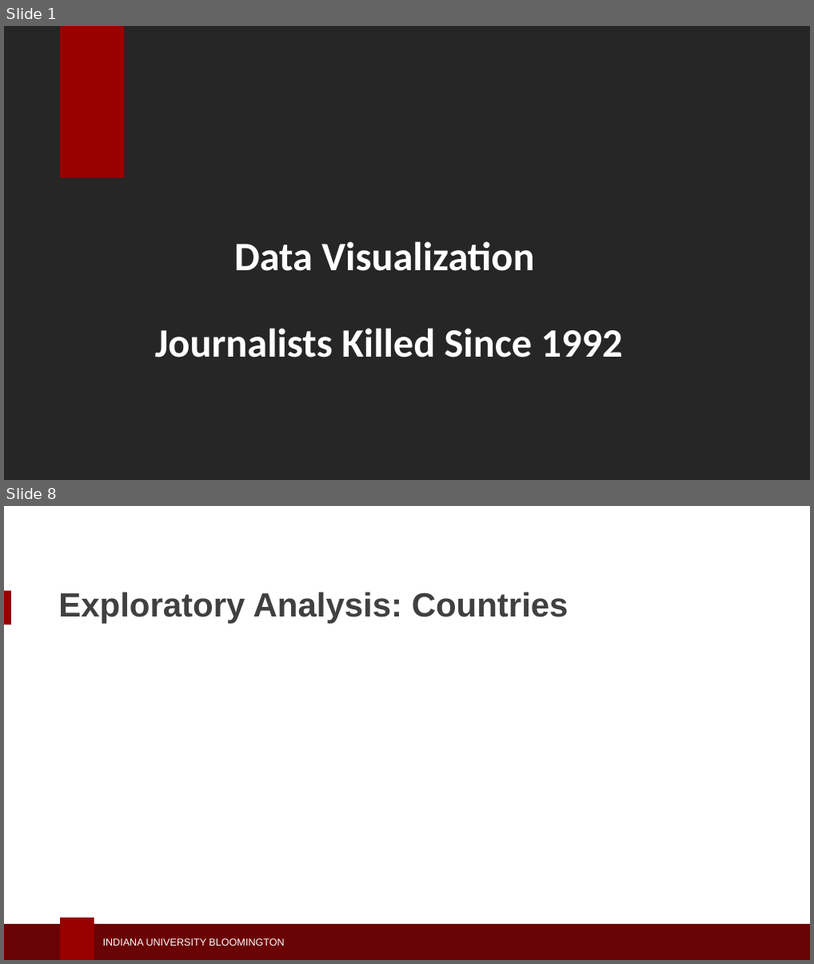
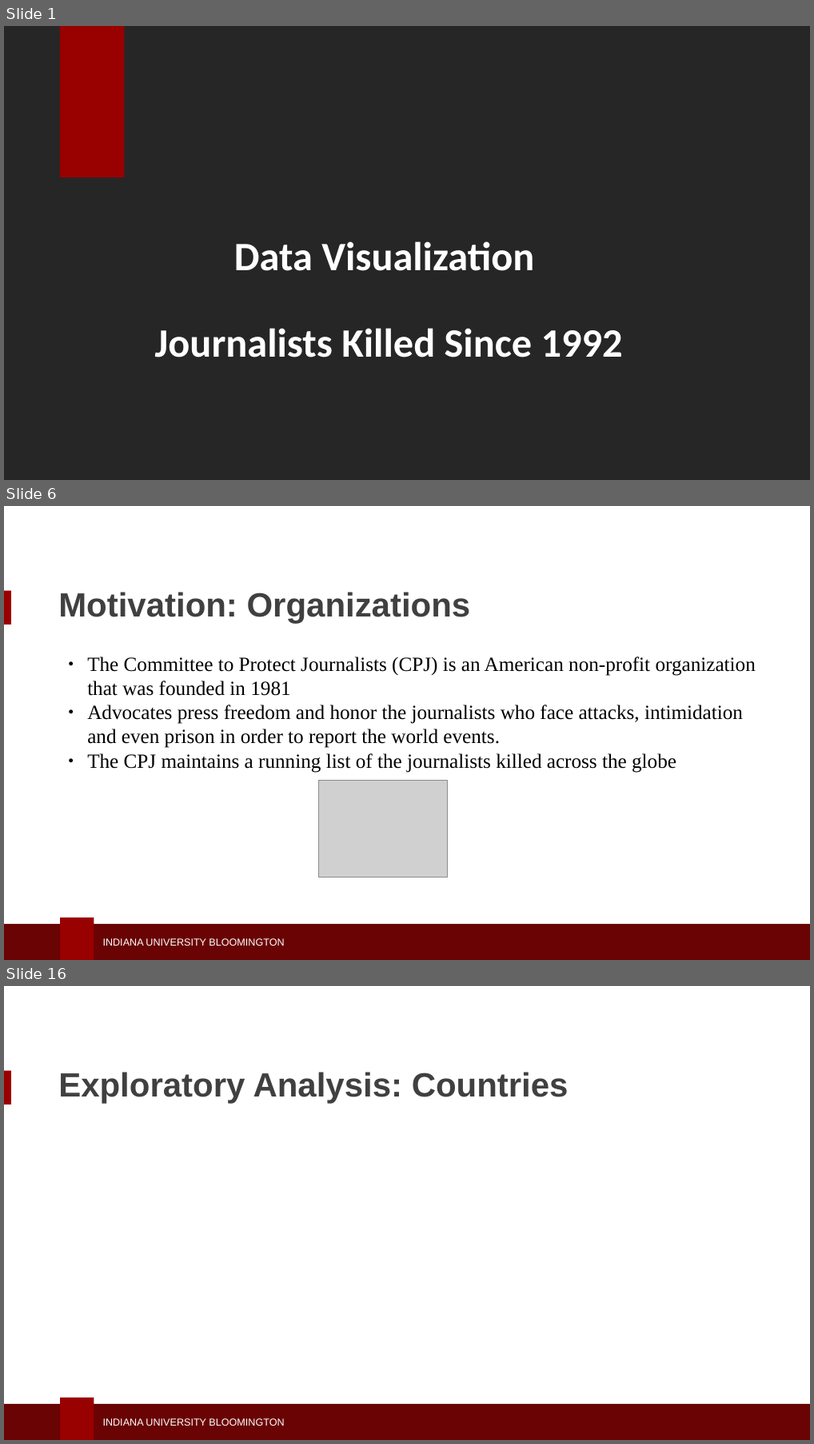
Before and after one commit to seashiva94/data_viz_project, a slide deck: dviz_ppt.pptx. Shown one above the other, each under a label of ours: slides 1 and 8 before the commit, slides 1, 6 and 16 after it; the slides between them are not shown. The pictures are 814x964 and 814x1444 pixels, drawn with LibreOffice and Linux fonts; fonts in the diff are those of the drawing; grey boxes stand for pictures; background and template pictures are left out. Boxes give left, top, right and bottom in pixels: in the first picture for what was removed or moved away, otherwise in the second. Text is boxed around its words. In the diff, an @@ line names an element or a change of style, - is before the commit and + after.

```diff
--- a/dviz_ppt.pptx
+++ b/dviz_ppt.pptx
@@ slide 6 added at <box>4,506,810,960</box>, background #FFFFFF; not listed: 4 template elements that a slide beside it also shows @@
@@ text added at <box>58,592,471,624</box>, 30 pt, text #404041, bold @@
+Motivation: Organizations
@@ text added at <box>87,656,756,772</box>, 18 pt, text #000000 @@
+● The Committee to Protect Journalists (CPJ) is an American non-profit organization that was founded in 1981
+● Advocates press freedom and honor the journalists who face attacks, intimidation and even prison in order to report the world events.
+● The CPJ maintains a running list of the journalists killed across the globe
@@ picture added at <box>318,780,447,877</box> @@
@@ what was slide 8 is now slide 16 @@
```
Also in this commit, not shown: 1 slide changed, 13 other slides added, 5 slides removed, 2 other files.
